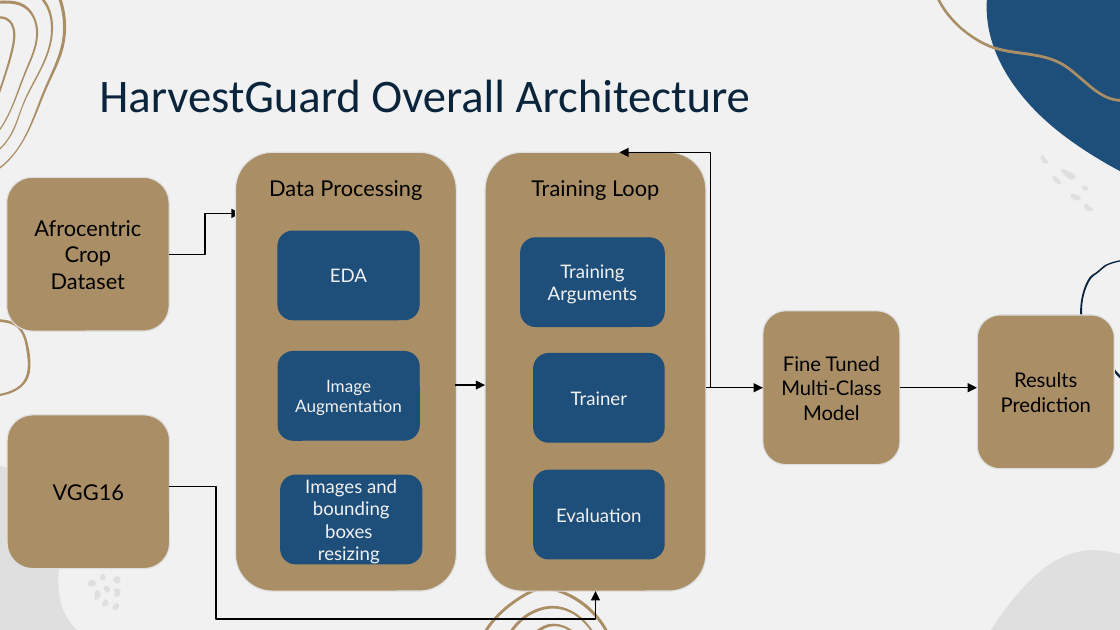
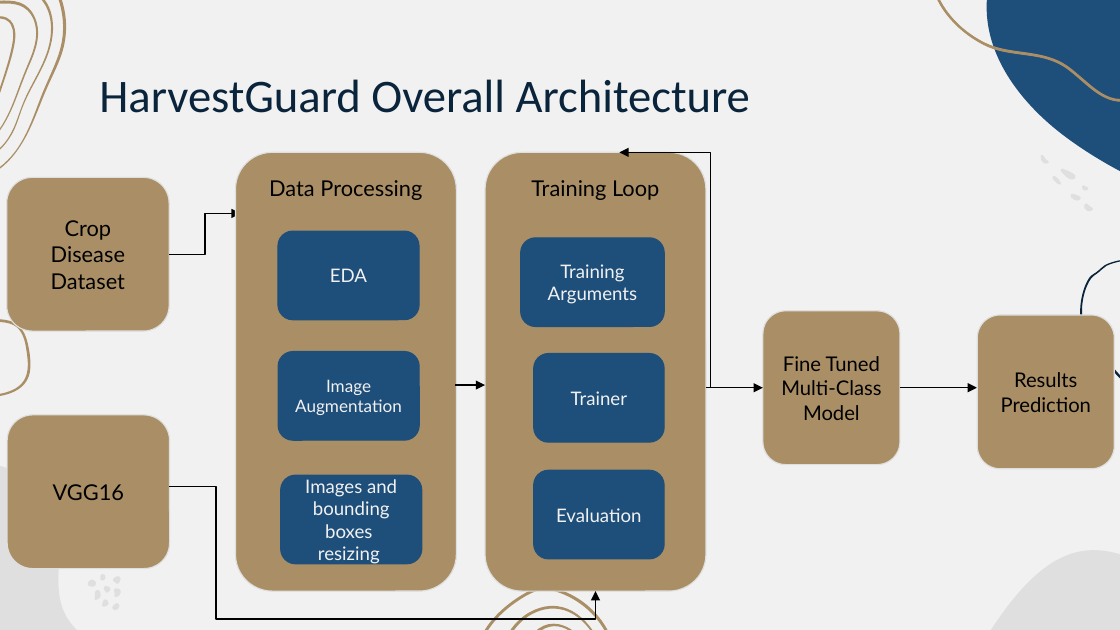
Before and after one commit to ljtaylor99/AAI-521-Final-Project, a slide deck: slide 7 of Final Project Presentation-Team 4.pptx. Drawn at 1120x630 pixels with LibreOffice and Linux fonts; fonts in the diff are those of the drawing. Boxes give left, top, right and bottom in pixels: in the first picture for what was removed or moved away, otherwise in the second. Text is boxed around its words. In the diff, an @@ line names an element or a change of style, - is before the commit and + after.

```diff
--- a/Final Project Presentation-Team 4.pptx
+++ b/Final Project Presentation-Team 4.pptx
@@ text in rounded rectangle at (x1=51, y1=220, x2=125, y2=289): text changed @@
-Afrocentric Crop Dataset
+Crop Disease Dataset
```
Also in this commit, not shown: 2 other slides changed.
